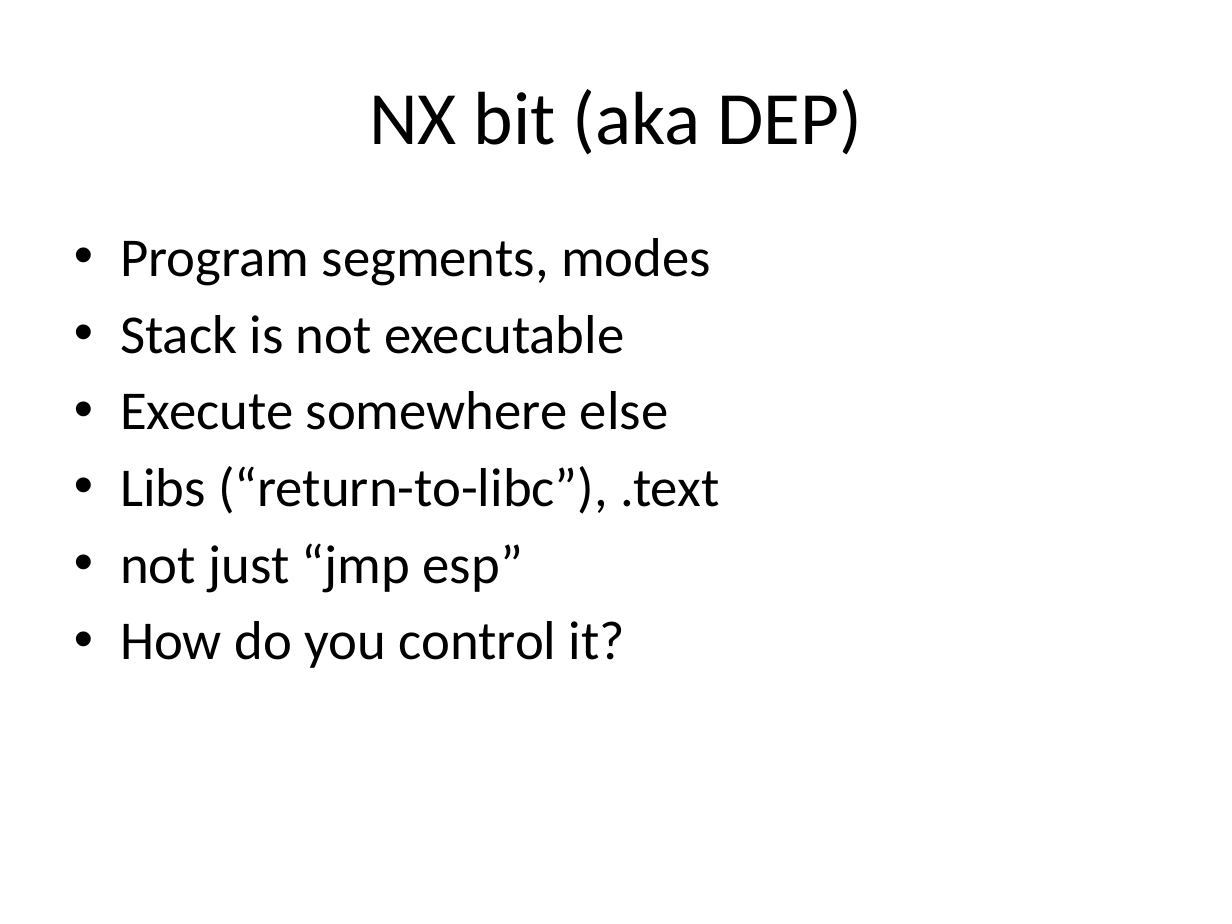
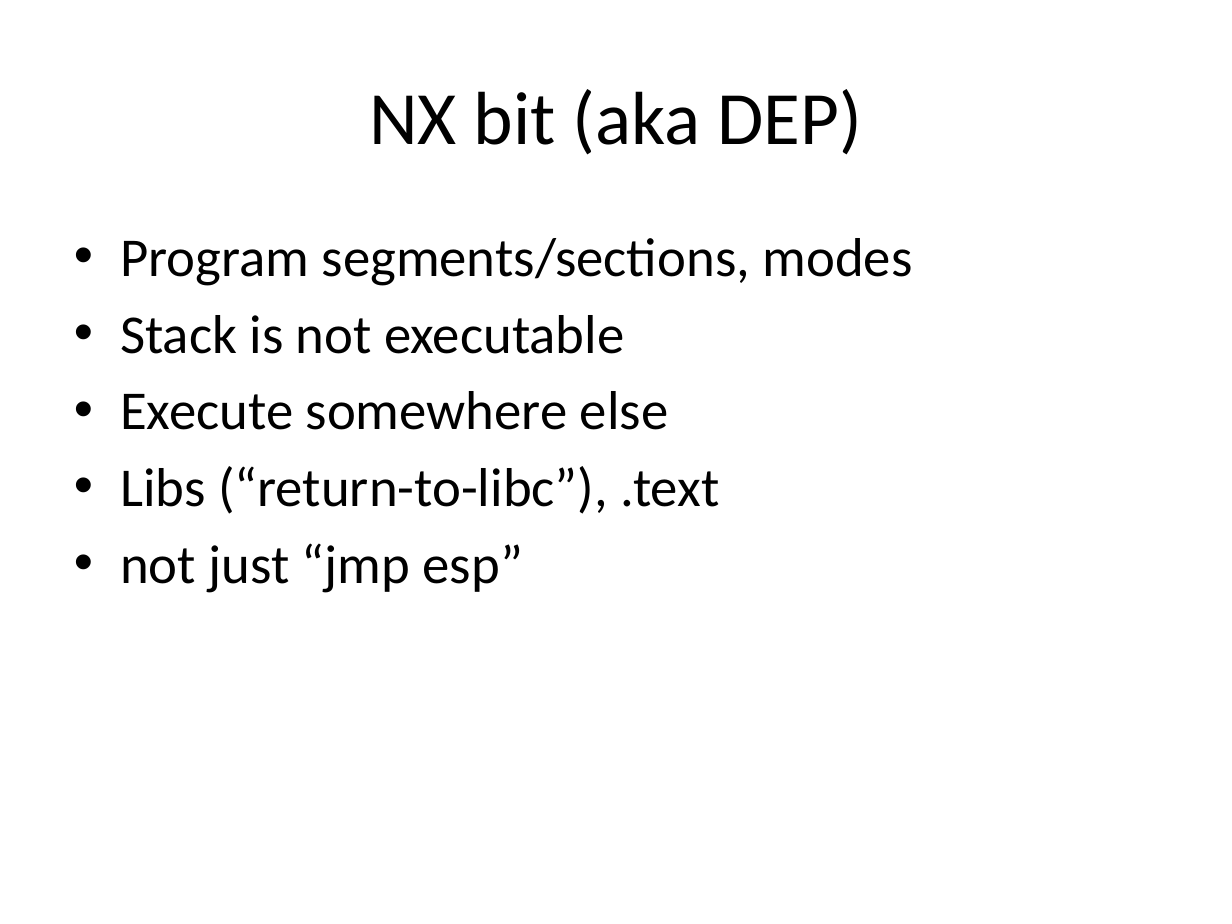
Before and after one commit to m0t/liatioan, a slide deck: slide 3 of slides-2.pptx. Drawn at 1232x924 pixels with LibreOffice and Linux fonts; fonts in the diff are those of the drawing. Boxes give left, top, right and bottom in pixels: in the first picture for what was removed or moved away, otherwise in the second. Text is boxed around its words. In the diff, an @@ line names an element or a change of style, - is before the commit and + after.

```diff
--- a/slides-2.pptx
+++ b/slides-2.pptx
@@ text at (120, 238, 912, 286): text changed @@
-• Program segments, modes
+• Program segments/sections, modes
@@ text at (120, 621, 625, 668): paragraph removed @@
-• How do you control it?
```
Also in this commit, not shown: 4 other slides changed, 6 slides added, 2 slides removed.
